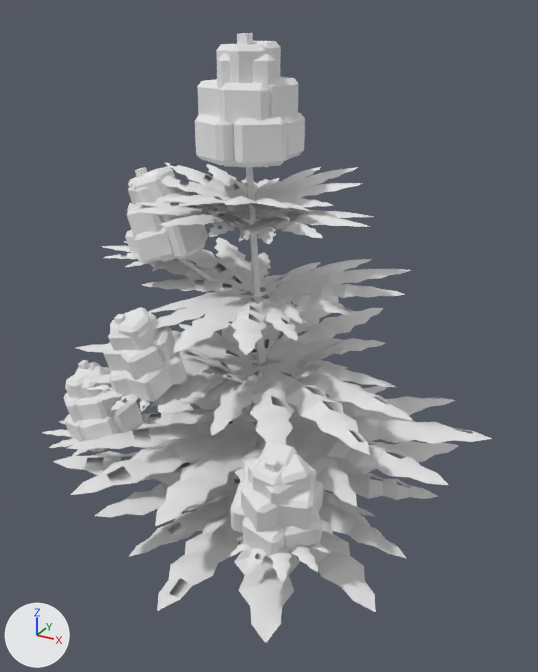
What one commit did to the OBJ model src/main/resources/assets/stonedew/models/block/plants/plant_3_2_0.obj.
Rendered twice from a 50 mm camera at (1.177, -1.739, 1.085) aimed at (0.498, -0.505, 0.468). The axes (+X, +Y, +Z) are drawn at lower left. The lights are the same throughout. The older version comes first. Where no turn or scale is listed for an object, it has been applied to the vertices.

Names of what the first picture shows: 'model'.
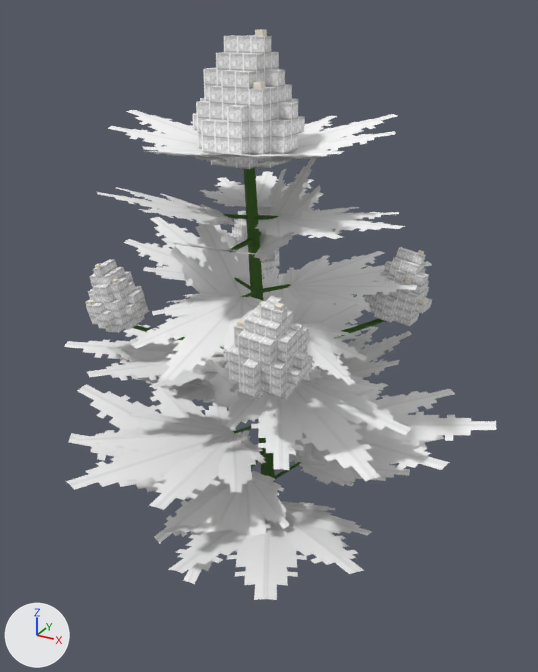
Location of each change, [x1, y1, x2, y2] in pixels of the pictures (538 x 672 px):
'model', surface changed, reshaped (7% shorter): before [42, 33, 491, 643]; after [64, 30, 496, 600]
part 1 of me_model, added: after [253, 82, 265, 89]
part 2 of me_model, added: after [255, 30, 267, 37]
part 3 of me_model, rebuilt (9% wider): before [238, 210, 374, 244]; after [255, 207, 404, 239]
part 4 of me_model, rebuilt (24% narrower, 35% shorter): before [129, 490, 406, 643]; after [162, 501, 372, 600]
part 5 of me_model, rebuilt: before [323, 412, 459, 526]; after [289, 393, 444, 486]
part 6 of me_model, rebuilt (mostly hidden): before [163, 323, 297, 421]; after [197, 362, 229, 407]
part 7 of me_model, rebuilt (7% narrower, 23% shorter): before [76, 324, 253, 407]; after [64, 325, 228, 389]
part 8 of me_model, rebuilt (13% narrower, 21% taller): before [199, 360, 413, 455]; after [225, 366, 411, 481]
part 9 of me_model, rebuilt (18% shorter): before [264, 259, 411, 324]; after [282, 251, 432, 304]
part 10 of me_model, rebuilt (mostly hidden before): before [213, 179, 304, 217]; after [200, 171, 322, 207]
part 11 of me_model, rebuilt (12% wider): before [127, 202, 251, 240]; after [97, 187, 236, 226]
part 12 of me_model, rebuilt: before [53, 399, 241, 540]; after [68, 384, 251, 492]
part 13 of me_model, rebuilt: before [68, 409, 266, 526]; after [66, 412, 265, 510]
part 14 of me_model, rebuilt: before [286, 386, 491, 507]; after [295, 383, 496, 478]
part 15 of me_model, rebuilt: before [231, 296, 385, 368]; after [278, 273, 373, 340]
part 16 of me_model, rebuilt: before [138, 237, 281, 298]; after [124, 217, 267, 286]
part 17 of me_model, rebuilt: before [148, 293, 307, 355]; after [131, 292, 267, 381]
part 18 of me_model, rebuilt (88% wider, 18% taller): before [217, 54, 276, 167]; after [193, 35, 305, 169]
part 19 of me_model, deleted: before [42, 33, 330, 582]
part 20 of me_model, reshaped: before [163, 114, 361, 408]; after [85, 110, 432, 584]

The change, as a list of edits to the scene's bpy script:
```text
Change mat_stem:
    remove mat_stem.base_color = (0.8, 0.8, 0.8)  # white #e7e7e7
    add mat_stem.texture = img_plant_stem
Change me_model:
    remove me_model.from_pydata(...)  # 8599 vertices, 6124 faces; spans x -0.035..0.947, y -0.972..-0.023, z 0.0..1.046
    add me_model.from_pydata(...)  # 12505 vertices, 5778 faces; spans x -0.013..0.956, y -0.942..-0.039, z -0.001..1.052
    me_model part 1: a new loose piece, a box spanning x 0.516..0.531, y -0.592..-0.577, z 0.96..0.971, in mat_hair (picture img_plant_pistil)
    me_model part 2: a new loose piece, a box spanning x 0.489..0.504, y -0.538..-0.523, z 1.041..1.052, in mat_hair (picture img_plant_pistil)
    me_model part 3: the loose piece of 267 vertices spanning x 0.489..0.727, y -0.671..-0.419, z 0.705..0.748 is rebuilt with 376 vertices and now spans x 0.52..0.79, y -0.679..-0.417, z 0.725..0.753
    me_model part 4: the loose piece of 267 vertices spanning x 0.337..0.865, y -0.972..-0.464, z 0.085..0.171 is rebuilt with 376 vertices and now spans x 0.424..0.829, y -0.938..-0.535, z 0.114..0.22
    me_model part 5: the loose piece of 267 vertices spanning x 0.318..0.845, y -0.526..-0.023, z 0.081..0.156 is rebuilt with 376 vertices and now spans x 0.395..0.806, y -0.46..-0.039, z 0.115..0.165
    me_model part 6: the loose piece of 267 vertices spanning x 0.115..0.59, y -0.582..-0.113, z 0.24..0.319 is rebuilt with 376 vertices and now spans x 0.133..0.519, y -0.515..-0.133, z 0.266..0.36
    me_model part 7: the loose piece of 267 vertices spanning x 0.134..0.507, y -0.787..-0.399, z 0.393..0.452 is rebuilt with 376 vertices and now spans x 0.12..0.458, y -0.788..-0.455, z 0.421..0.449
    me_model part 8: the loose piece of 267 vertices spanning x 0.448..0.838, y -0.815..-0.413, z 0.389..0.435 is rebuilt with 376 vertices and now spans x 0.5..0.836, y -0.815..-0.471, z 0.369..0.424
    me_model part 9: the loose piece of 267 vertices spanning x 0.442..0.761, y -0.591..-0.267, z 0.55..0.602 is rebuilt with 376 vertices and now spans x 0.483..0.78, y -0.55..-0.248, z 0.573..0.609
    me_model part 10: the loose piece of 267 vertices spanning x 0.306..0.551, y -0.527..-0.294, z 0.705..0.746 is rebuilt with 376 vertices and now spans x 0.276..0.534, y -0.5..-0.235, z 0.726..0.744
    me_model part 11: the loose piece of 267 vertices spanning x 0.28..0.523, y -0.74..-0.502, z 0.708..0.757 is rebuilt with 376 vertices and now spans x 0.249..0.498, y -0.772..-0.529, z 0.724..0.793
    me_model part 12: the loose piece of 267 vertices spanning x -0.035..0.483, y -0.796..-0.24, z 0.084..0.176 is rebuilt with 376 vertices and now spans x -0.013..0.414, y -0.734..-0.3, z 0.113..0.234
    me_model part 13: the loose piece of 267 vertices spanning x 0.19..0.651, y -0.938..-0.497, z 0.237..0.305 is rebuilt with 376 vertices and now spans x 0.217..0.593, y -0.942..-0.555, z 0.268..0.31
    me_model part 14: the loose piece of 267 vertices spanning x 0.49..0.947, y -0.691..-0.217, z 0.238..0.311 is rebuilt with 376 vertices and now spans x 0.551..0.956, y -0.649..-0.258, z 0.267..0.329
    me_model part 15: the loose piece of 267 vertices spanning x 0.294..0.689, y -0.498..-0.133, z 0.397..0.467 is rebuilt with 376 vertices and now spans x 0.322..0.659, y -0.451..-0.12, z 0.419..0.507
    me_model part 16: the loose piece of 267 vertices spanning x 0.177..0.482, y -0.631..-0.309, z 0.552..0.613 is rebuilt with 376 vertices and now spans x 0.135..0.442, y -0.605..-0.302, z 0.572..0.647
    me_model part 17: the loose piece of 267 vertices spanning x 0.333..0.647, y -0.834..-0.537, z 0.546..0.584 is rebuilt with 376 vertices and now spans x 0.347..0.632, y -0.86..-0.574, z 0.527..0.577
    me_model part 18: the loose piece of 24 vertices spanning x 0.408..0.531, y -0.592..-0.469, z 0.823..1.013 is rebuilt with 236 vertices and now spans x 0.376..0.563, y -0.624..-0.437, z 0.826..1.041
    me_model part 19: 109 loose pieces with 2900 vertices, spanning x 0.081..0.788, y -0.929..-0.427, z 0.0..1.046, are deleted
    me_model part 20: 1646 vertices removed from x 0.248..0.666, y -0.739..-0.325, z 0.353..0.912; 6565 vertices added at x 0.163..0.785, y -0.863..-0.151, z -0.001..0.895
    other edits to the shape of me_model do not show in these pictures
```
